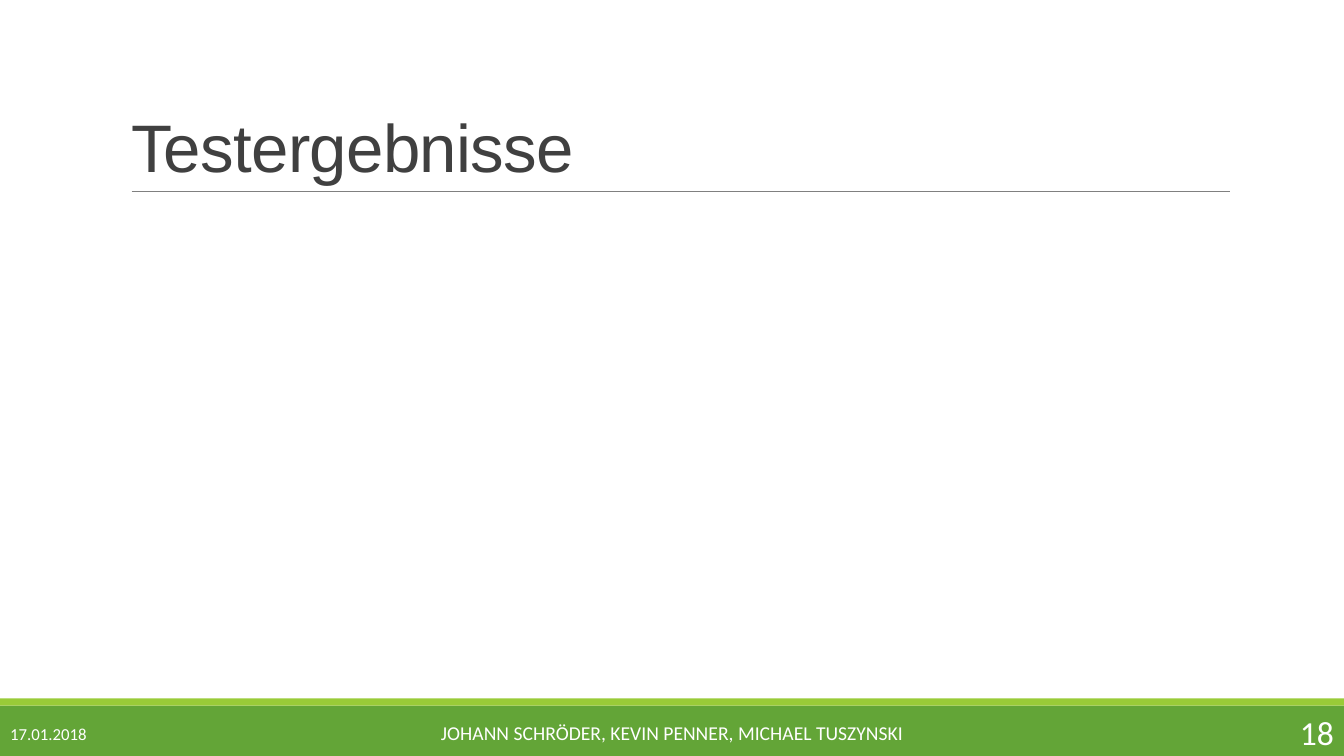
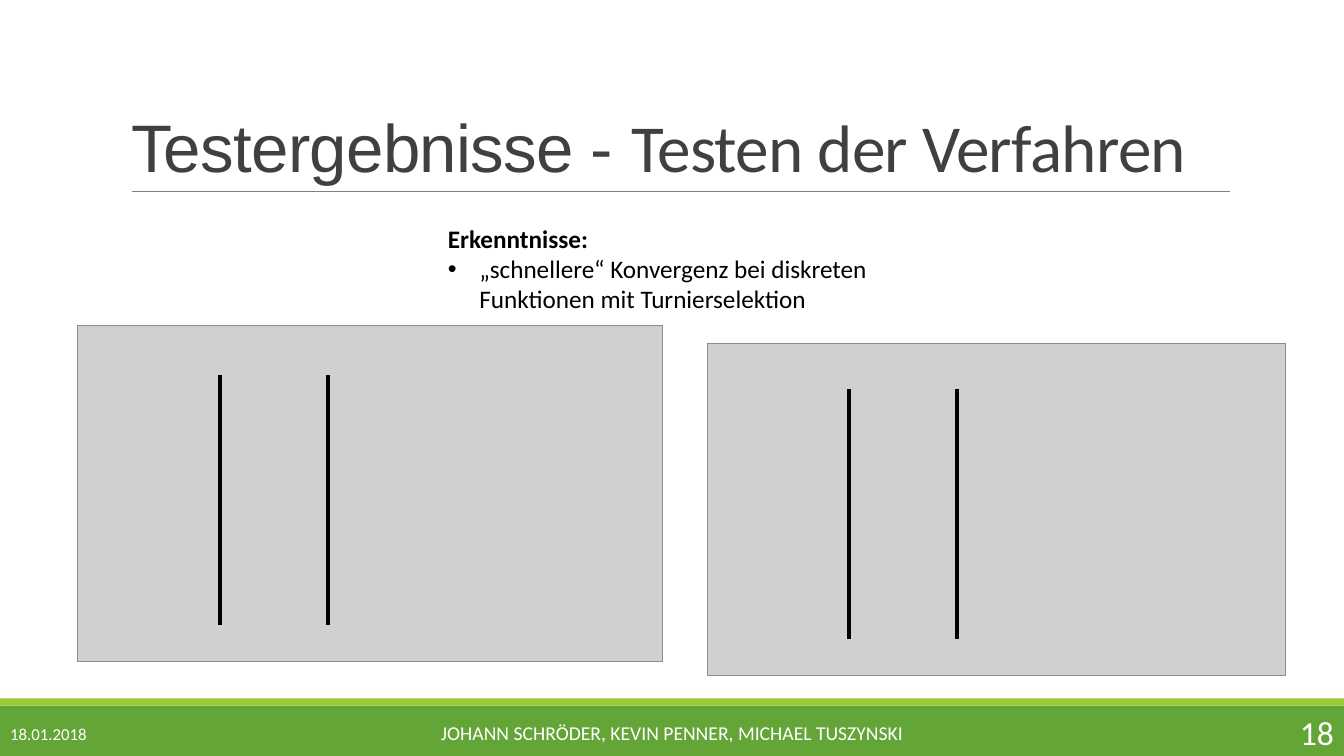
Before and after one commit to jschroeder89/genetic_algorithm, a slide deck: slide 18 of Präsentation/BMO_Genetischer_Algorithmus_JKM.pptx. Drawn at 1344x756 pixels with LibreOffice and Linux fonts; fonts in the diff are those of the drawing; grey boxes stand for pictures. Boxes give left, top, right and bottom in pixels: in the first picture for what was removed or moved away, otherwise in the second. Text is boxed around its words. In the diff, an @@ line names an element or a change of style, - is before the commit and + after.

Commit message:
Testergebnisse für mut_wk und cro_wk / Bilder für Präsentation

```diff
--- a/Präsentation/BMO_Genetischer_Algorithmus_JKM.pptx
+++ b/Präsentation/BMO_Genetischer_Algorithmus_JKM.pptx
@@ title at [131, 123, 1186, 185]: text changed; font Arial to Calibri @@
-Testergebnisse
+Testergebnisse - Testen der Verfahren
@@ text added at [448, 230, 866, 309], 18 pt, text #000000 @@
+Erkenntnisse:
+• „schnellere“ Konvergenz bei diskreten Funktionen mit Turnierselektion
@@ picture added at [78, 326, 662, 661] @@
@@ picture added at [708, 343, 1286, 676] @@
@@ line added from (220, 375) to (220, 625), #000000 3 pt @@
@@ line added from (329, 375) to (329, 625), #000000 3 pt @@
@@ line added from (850, 389) to (850, 639), #000000 3 pt @@
@@ line added from (957, 389) to (957, 639), #000000 3 pt @@
@@ text at [10, 728, 86, 740]: text changed @@
-17.01.2018
+18.01.2018
```
Also in this commit, not shown: 17 other slides changed, 2 slides added, 24 other files.
